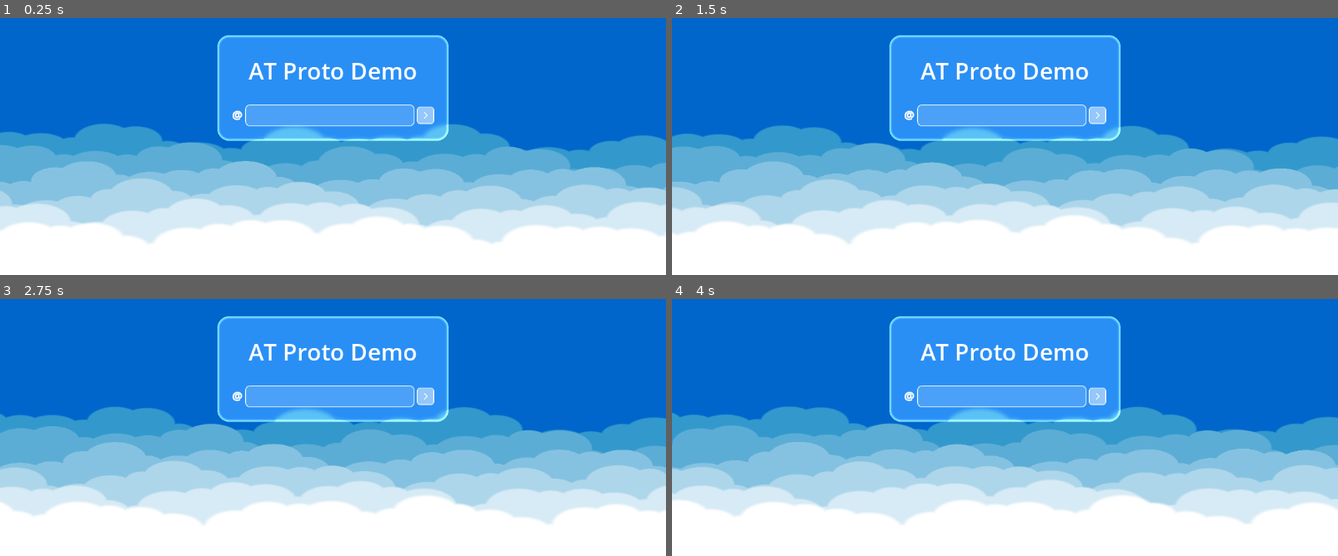
Above: before the commit, frames 1-4 (two rows, left to right).
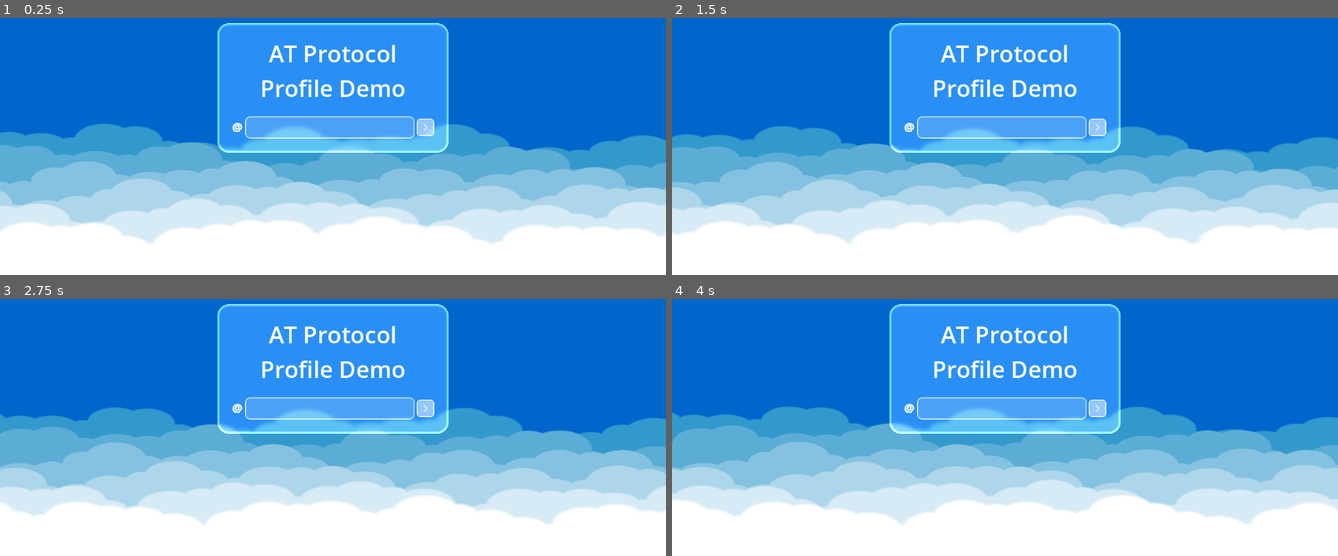
Above: after the commit, the same moments.

Repository: Dan-Mizu/GD-AT-Protocol
Game: Godot game, scene res://scenes/find_profile.tscn
Two runs of this game, one before a commit and one after it. Both use one fixed random seed, a clock stepped at 60 frames per second and the inputs below.
Inputs (mouse positions are in pixels of both pictures, inside the frame that each line leads up to; where the layout moved, square brackets give the same spot in the first picture):
- Up to frame 1 (0.25 s): no input
- Up to frame 2 (1.5 s): click (1098, 128) [1098, 115] at 0.5 s; click (1098, 128) [1098, 115] at 1.25 s
- Up to frame 3 (2.75 s): click (426, 409) [426, 396] at 2 s
- Up to frame 4 (4 s): move the mouse to (1151, 350) at 2.77 s; move the mouse to (871, 388) at 3.52 s

The runs differ from the first frame. In frame 1, 8.6% of the frame differs, in the area x 32-68%, y 1-53%; in frame 2, 8.6%, in the area x 0-100%, y 1-67%; in frame 3, 8.6%; in frame 4, 8.6%.

Commit message:
feat: profile card adjustments

Diff:
--- a/scenes/find_profile.gd
+++ b/scenes/find_profile.gd
@@ -3,8 +3,11 @@
 # inputs
 @export var handle_line_edit: LineEdit
 
+# views
+@export var profile_card_panel_container: PanelContainer
+@export var spinner_container: MarginContainer
+
 # profile
-@export var profile_card_panel_container: PanelContainer
 @export var profile_avatar_texture_rect: TextureRect
 @export var profile_banner_texture_rect: TextureRect
 @export var profile_name_label: Label
@@ -12,7 +15,10 @@
 @export var profile_follower_count_label: Label
 @export var profile_following_count_label: Label
 
-func _ready() -> void: profile_card_panel_container.visible = false
+
+func _ready() -> void:
+	spinner_container.visible = false
+	profile_card_panel_container.visible = false
 
 func _on_send_button_pressed() -> void: _get_profile()
 
@@ -21,6 +27,7 @@
 func _get_profile() -> void:
 	if not handle_line_edit.text.is_empty():
 		profile_card_panel_container.visible = false
+		spinner_container.visible = true
 
 		# get profile data
 		var res: Dictionary = await ATProto.get_profile(handle_line_edit.text)
@@ -38,8 +45,8 @@
 
 		profile_name_label.text = profile_data.get("displayName", "")
 		profile_description_label.text = profile_data.get("description", "")
-		profile_follower_count_label.text = str(profile_data.get("followersCount", ""))
-		profile_following_count_label.text = str(profile_data.get("followsCount", ""))
+		profile_follower_count_label.text = format_number_as_string(int(profile_data.get("followersCount", "")))
+		profile_following_count_label.text = format_number_as_string(int(profile_data.get("followsCount", "")))
 
 		var avatar_url: String = profile_data.get("avatar", "")
 		if avatar_url.is_empty(): profile_avatar_texture_rect.texture = null
@@ -49,6 +56,7 @@
 		if banner_url.is_empty(): profile_banner_texture_rect.texture = null
 		else: await _set_texture_from_url(profile_banner_texture_rect, banner_url)
 
+		spinner_container.visible = false
 		profile_card_panel_container.visible = true
 
 func _set_texture_from_url(target: TextureRect, url: String) -> void:
@@ -84,3 +92,19 @@
 
 	var texture := ImageTexture.create_from_image(image)
 	target.texture = texture
+
+func format_number_as_string(number: int) -> String:
+	var num_str: String = str(abs(number))
+	var result: String = ""
+	var count: int = 0
+
+	for i in range(num_str.length() - 1, -1, -1):
+		result = num_str[i] + result
+		count += 1
+		if count % 3 == 0 and i != 0:
+			result = "," + result
+
+	if number < 0:
+		result = "-" + result
+
+	return result
--- a/scenes/find_profile.tscn
+++ b/scenes/find_profile.tscn
@@ -49,16 +49,12 @@
 corner_radius_bottom_left = 5
 
 [sub_resource type="StyleBoxFlat" id="StyleBoxFlat_mpuud"]
-content_margin_left = 2.0
-content_margin_top = 2.0
-content_margin_right = 2.0
-content_margin_bottom = 2.0
-bg_color = Color(0.27730417, 0.27730417, 0.27730417, 0.333)
-border_width_left = 1
-border_width_top = 1
-border_width_right = 1
-border_width_bottom = 1
-border_color = Color(1, 1, 1, 1)
+bg_color = Color(0.08235294, 0.11372549, 0.15686275, 1)
+border_width_left = 4
+border_width_top = 4
+border_width_right = 4
+border_width_bottom = 4
+border_color = Color(0.08235294, 0.11372549, 0.15686275, 1)
 corner_radius_top_left = 20
 corner_radius_top_right = 20
 corner_radius_bottom_right = 20
@@ -74,6 +70,33 @@
 corner_radius_bottom_right = 50
 corner_radius_bottom_left = 50
 
+[sub_resource type="StyleBoxFlat" id="StyleBoxFlat_yc1k0"]
+draw_center = false
+border_width_left = 4
+border_width_top = 4
+border_width_right = 4
+border_width_bottom = 4
+border_color = Color(0.08235294, 0.11372549, 0.15686275, 1)
+corner_radius_top_left = 50
+corner_radius_top_right = 50
+corner_radius_bottom_right = 50
+corner_radius_bottom_left = 50
+expand_margin_left = 2.0
+expand_margin_top = 2.0
+expand_margin_right = 2.0
+expand_margin_bottom = 2.0
+anti_aliasing_size = 1.2
+
+[sub_resource type="SystemFont" id="SystemFont_mpuud"]
+font_names = PackedStringArray("Segoe UI")
+
+[sub_resource type="FontVariation" id="FontVariation_p2530"]
+base_font = SubResource("SystemFont_mpuud")
+variation_opentype = {
+2003265652: 999
+}
+variation_embolden = 1.0
+
 [sub_resource type="SystemFont" id="SystemFont_dpt2u"]
 font_names = PackedStringArray("Segoe UI")
 
@@ -85,7 +108,94 @@
 variation_embolden = 0.8
 spacing_bottom = 2
 
-[node name="FindProfile" type="Control" node_paths=PackedStringArray("handle_line_edit", "profile_card_panel_container", "profile_avatar_texture_rect", "profile_banner_texture_rect", "profile_name_label", "profile_description_label", "profile_follower_count_label", "profile_following_count_label")]
+[sub_resource type="Gradient" id="Gradient_dpt2u"]
+offsets = PackedFloat32Array(0.9, 0.901, 0.999, 1)
+colors = PackedColorArray(1, 1, 1, 0, 1, 1, 1, 1, 1, 1, 1, 1, 1, 1, 1, 0)
+
+[sub_resource type="GradientTexture2D" id="GradientTexture2D_mpuud"]
+gradient = SubResource("Gradient_dpt2u")
+width = 256
+height = 256
+fill = 1
+fill_from = Vector2(0.5, 0.5)
+fill_to = Vector2(0.5, 0)
+
+[sub_resource type="Animation" id="Animation_p2530"]
+resource_name = "spin"
+length = 2.0
+loop_mode = 1
+step = 0.0333333
+tracks/0/type = "value"
+tracks/0/imported = false
+tracks/0/enabled = true
+tracks/0/path = NodePath(".:radial_initial_angle")
+tracks/0/interp = 1
+tracks/0/loop_wrap = true
+tracks/0/keys = {
+"times": PackedFloat32Array(0, 1, 1.0001, 2),
+"transitions": PackedFloat32Array(1, 1, 1, 1),
+"update": 0,
+"values": [0.0, 360.0, 0.0, 360.0]
+}
+tracks/1/type = "value"
+tracks/1/imported = false
+tracks/1/enabled = true
+tracks/1/path = NodePath(".:value")
+tracks/1/interp = 1
+tracks/1/loop_wrap = true
+tracks/1/keys = {
+"times": PackedFloat32Array(0, 0.5, 1.5, 2),
+"transitions": PackedFloat32Array(1, 1, 1, 1),
+"update": 0,
+"values": [30.0, 50.0, 100.0, 30.0]
+}
+
+[sub_resource type="Animation" id="Animation_yc1k0"]
+length = 0.001
+tracks/0/type = "value"
+tracks/0/imported = false
+tracks/0/enabled = true
+tracks/0/path = NodePath(".:radial_initial_angle")
+tracks/0/interp = 1
+tracks/0/loop_wrap = true
+tracks/0/keys = {
+"times": PackedFloat32Array(0),
+"transitions": PackedFloat32Array(1),
+"update": 0,
+"values": [0.0]
+}
+tracks/1/type = "value"
+tracks/1/imported = false
+tracks/1/enabled = true
+tracks/1/path = NodePath(".:radial_fill_degrees")
+tracks/1/interp = 1
+tracks/1/loop_wrap = true
+tracks/1/keys = {
+"times": PackedFloat32Array(0),
+"transitions": PackedFloat32Array(1),
+"update": 0,
+"values": [60.0]
+}
+tracks/2/type = "value"
+tracks/2/imported = false
+tracks/2/enabled = true
+tracks/2/path = NodePath(".:value")
+tracks/2/interp = 1
+tracks/2/loop_wrap = true
+tracks/2/keys = {
+"times": PackedFloat32Array(0),
+"transitions": PackedFloat32Array(1),
+"update": 0,
+"values": [72.0]
+}
+
+[sub_resource type="AnimationLibrary" id="AnimationLibrary_fxi54"]
+_data = {
+&"RESET": SubResource("Animation_yc1k0"),
+&"spin": SubResource("Animation_p2530")
+}
+
+[node name="FindProfile" type="Control" node_paths=PackedStringArray("handle_line_edit", "profile_card_panel_container", "spinner_container", "profile_avatar_texture_rect", "profile_banner_texture_rect", "profile_name_label", "profile_description_label", "profile_follower_count_label", "profile_following_count_label")]
 layout_mode = 3
 anchors_preset = 15
 anchor_right = 1.0
@@ -96,6 +206,7 @@
 script = ExtResource("2_dpt2u")
 handle_line_edit = NodePath("CenterContainer/PanelContainer/MarginContainer/VBoxContainer/Handle Input/HBoxContainer/Handle Input")
 profile_card_panel_container = NodePath("CenterContainer/PanelContainer/MarginContainer/VBoxContainer/Profile Card")
+spinner_container = NodePath("CenterContainer/PanelContainer/MarginContainer/VBoxContainer/Spinner")
 profile_avatar_texture_rect = NodePath("CenterContainer/PanelContainer/MarginContainer/VBoxContainer/Profile Card/VBoxContainer/Content/VBoxContainer/HBoxContainer/Profile Image Cutout/Profile Avatar Image")
 profile_banner_texture_rect = NodePath("CenterContainer/PanelContainer/MarginContainer/VBoxContainer/Profile Card/VBoxContainer/Banner Cutout/Profile Banner Image")
 profile_name_label = NodePath("CenterContainer/PanelContainer/MarginContainer/VBoxContainer/Profile Card/VBoxContainer/Content/VBoxContainer/HBoxContainer/Profile Name")
@@ -138,7 +249,8 @@
 custom_minimum_size = Vector2(0, 75)
 layout_mode = 2
 theme_override_font_sizes/font_size = 40
-text = "AT Proto Demo"
+text = "AT Protocol
+Profile Demo"
 horizontal_alignment = 1
 vertical_alignment = 1
 
@@ -207,33 +319,33 @@
 metadata/_custom_type_script = "uid://d1qmtwovrflgb"
 
 [node name="Profile Card" type="PanelContainer" parent="CenterContainer/PanelContainer/MarginContainer/VBoxContainer"]
+visible = false
 layout_mode = 2
 theme_override_styles/panel = SubResource("StyleBoxFlat_mpuud")
 
 [node name="VBoxContainer" type="VBoxContainer" parent="CenterContainer/PanelContainer/MarginContainer/VBoxContainer/Profile Card"]
 layout_mode = 2
-theme_override_constants/separation = -26
+theme_override_constants/separation = -35
 
 [node name="Banner Cutout" type="PanelContainer" parent="CenterContainer/PanelContainer/MarginContainer/VBoxContainer/Profile Card/VBoxContainer"]
 clip_children = 1
-custom_minimum_size = Vector2(0, 80)
 layout_mode = 2
 theme_override_styles/panel = SubResource("StyleBoxFlat_p2530")
 
 [node name="Profile Banner Image" type="TextureRect" parent="CenterContainer/PanelContainer/MarginContainer/VBoxContainer/Profile Card/VBoxContainer/Banner Cutout"]
 layout_mode = 2
-expand_mode = 3
+expand_mode = 5
 
 [node name="Content" type="MarginContainer" parent="CenterContainer/PanelContainer/MarginContainer/VBoxContainer/Profile Card/VBoxContainer"]
 layout_mode = 2
-theme_override_constants/margin_left = 10
+theme_override_constants/margin_left = 20
 theme_override_constants/margin_top = 10
-theme_override_constants/margin_right = 10
-theme_override_constants/margin_bottom = 10
+theme_override_constants/margin_right = 20
+theme_override_constants/margin_bottom = 20
 
 [node name="VBoxContainer" type="VBoxContainer" parent="CenterContainer/PanelContainer/MarginContainer/VBoxContainer/Profile Card/VBoxContainer/Content"]
 layout_mode = 2
-theme_override_constants/separation = 10
+theme_override_constants/separation = 20
 
 [node name="HBoxContainer" type="HBoxContainer" parent="CenterContainer/PanelContainer/MarginContainer/VBoxContainer/Profile Card/VBoxContainer/Content/VBoxContainer"]
 layout_mode = 2
@@ -241,7 +353,7 @@
 
 [node name="Profile Image Cutout" type="PanelContainer" parent="CenterContainer/PanelContainer/MarginContainer/VBoxContainer/Profile Card/VBoxContainer/Content/VBoxContainer/HBoxContainer"]
 clip_children = 1
-custom_minimum_size = Vector2(50, 50)
+custom_minimum_size = Vector2(60, 60)
 layout_mode = 2
 size_flags_horizontal = 4
 size_flags_vertical = 4
@@ -252,9 +364,15 @@
 expand_mode = 3
 stretch_mode = 5
 
+[node name="Border" type="Panel" parent="CenterContainer/PanelContainer/MarginContainer/VBoxContainer/Profile Card/VBoxContainer/Content/VBoxContainer/HBoxContainer/Profile Image Cutout"]
+layout_mode = 2
+theme_override_styles/panel = SubResource("StyleBoxFlat_yc1k0")
+
 [node name="Profile Name" type="Label" parent="CenterContainer/PanelContainer/MarginContainer/VBoxContainer/Profile Card/VBoxContainer/Content/VBoxContainer/HBoxContainer"]
 layout_mode = 2
 size_flags_vertical = 8
+theme_override_fonts/font = SubResource("FontVariation_p2530")
+vertical_alignment = 2
 
 [node name="Spacer" type="Control" parent="CenterContainer/PanelContainer/MarginContainer/VBoxContainer/Profile Card/VBoxContainer/Content/VBoxContainer/HBoxContainer"]
 layout_mode = 2
@@ -269,14 +387,14 @@
 size_flags_vertical = 1
 theme_override_fonts/font = SubResource("FontVariation_mpuud")
 theme_override_font_sizes/font_size = 14
-vertical_alignment = 1
+vertical_alignment = 2
 
 [node name="Followers Label" type="Label" parent="CenterContainer/PanelContainer/MarginContainer/VBoxContainer/Profile Card/VBoxContainer/Content/VBoxContainer/HBoxContainer/Followers"]
 layout_mode = 2
 size_flags_vertical = 1
 theme_override_font_sizes/font_size = 14
 text = "followers"
-vertical_alignment = 1
+vertical_alignment = 2
 
 [node name="Following" type="HBoxContainer" parent="CenterContainer/PanelContainer/MarginContainer/VBoxContainer/Profile Card/VBoxContainer/Content/VBoxContainer/HBoxContainer"]
 layout_mode = 2
@@ -287,21 +405,42 @@
 size_flags_vertical = 1
 theme_override_fonts/font = SubResource("FontVariation_mpuud")
 theme_override_font_sizes/font_size = 14
-vertical_alignment = 1
+vertical_alignment = 2
 
 [node name="Following Label" type="Label" parent="CenterContainer/PanelContainer/MarginContainer/VBoxContainer/Profile Card/VBoxContainer/Content/VBoxContainer/HBoxContainer/Following"]
 layout_mode = 2
 size_flags_vertical = 1
 theme_override_font_sizes/font_size = 14
 text = "following"
-vertical_alignment = 1
+vertical_alignment = 2
 
 [node name="Profile Description" type="Label" parent="CenterContainer/PanelContainer/MarginContainer/VBoxContainer/Profile Card/VBoxContainer/Content/VBoxContainer"]
 custom_minimum_size = Vector2(1, 0)
 layout_mode = 2
 theme_override_font_sizes/font_size = 15
-horizontal_alignment = 1
 autowrap_mode = 3
+
+[node name="Spinner" type="MarginContainer" parent="CenterContainer/PanelContainer/MarginContainer/VBoxContainer"]
+layout_mode = 2
+size_flags_horizontal = 4
+size_flags_vertical = 4
+theme_override_constants/margin_top = 100
+theme_override_constants/margin_bottom = 100
+
+[node name="TextureProgressBar" type="TextureProgressBar" parent="CenterContainer/PanelContainer/MarginContainer/VBoxContainer/Spinner"]
+custom_minimum_size = Vector2(50, 50)
+layout_mode = 2
+value = 72.0
+fill_mode = 5
+radial_fill_degrees = 60.0
+nine_patch_stretch = true
+texture_progress = SubResource("GradientTexture2D_mpuud")
+
+[node name="AnimationPlayer" type="AnimationPlayer" parent="CenterContainer/PanelContainer/MarginContainer/VBoxContainer/Spinner/TextureProgressBar"]
+libraries = {
+&"": SubResource("AnimationLibrary_fxi54")
+}
+autoplay = "spin"
 
 [connection signal="text_submitted" from="CenterContainer/PanelContainer/MarginContainer/VBoxContainer/Handle Input/HBoxContainer/Handle Input" to="." method="_on_handle_line_edit_text_submitted"]
 [connection signal="pressed" from="CenterContainer/PanelContainer/MarginContainer/VBoxContainer/Handle Input/HBoxContainer/Send/Button" to="." method="_on_send_button_pressed"]
Not shown: 1 places in scenes/find_profile.tscn that only renumber resources
